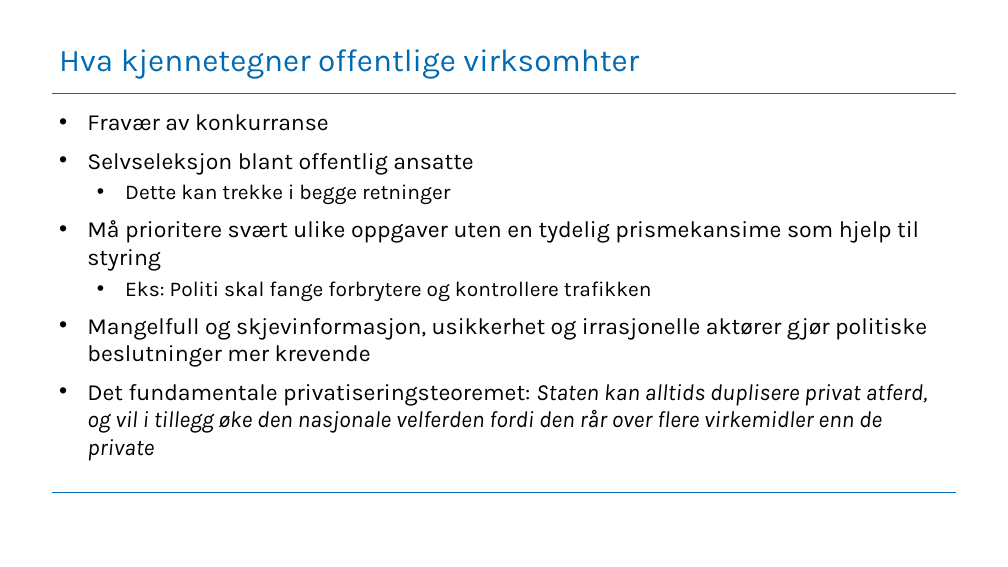
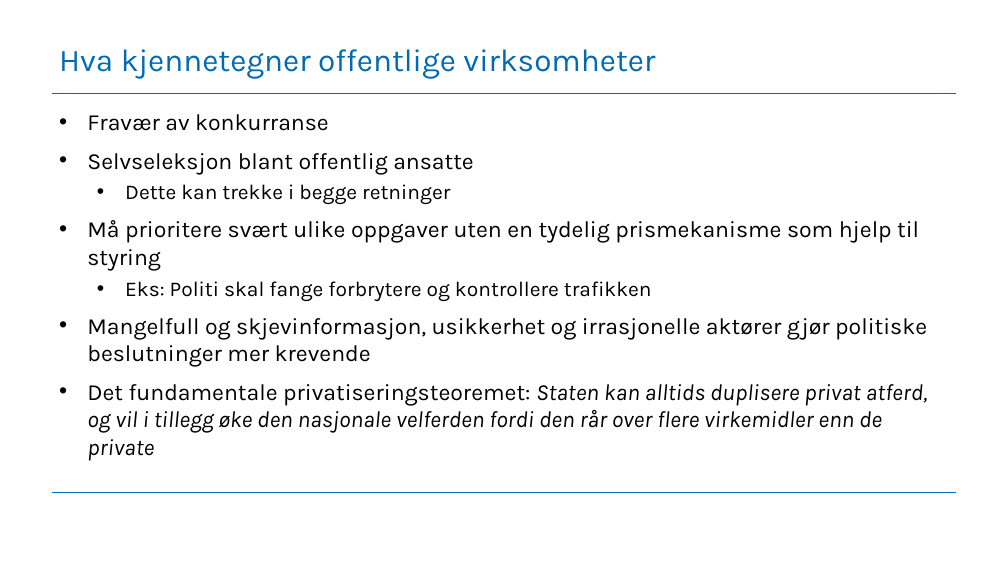
Before and after one commit to DataScienceLead/DataScienceLead.github.io, a slide deck: slide 11 of lectures/mikro/Forelesning7.pptx. Drawn at 1008x567 pixels with LibreOffice and Linux fonts; fonts in the diff are those of the drawing; background and template pictures are left out. Boxes give left, top, right and bottom in pixels: in the first picture for what was removed or moved away, otherwise in the second. Text is boxed around its words. In the diff, an @@ line names an element or a change of style, - is before the commit and + after.

```diff
--- a/lectures/mikro/Forelesning7.pptx
+++ b/lectures/mikro/Forelesning7.pptx
@@ title at (59,49,655,79): text changed @@
-Hva kjennetegner offentlige virksomhter
+Hva kjennetegner offentlige virksomheter
@@ text at (87,220,919,271): text changed @@
-• Må prioritere svært ulike oppgaver uten en tydelig prismekansime som hjelp til styring
+• Må prioritere svært ulike oppgaver uten en tydelig prismekanisme som hjelp til styring
```
Also in this commit, not shown: 1 slide added, 1 slide removed, 2 other files.
